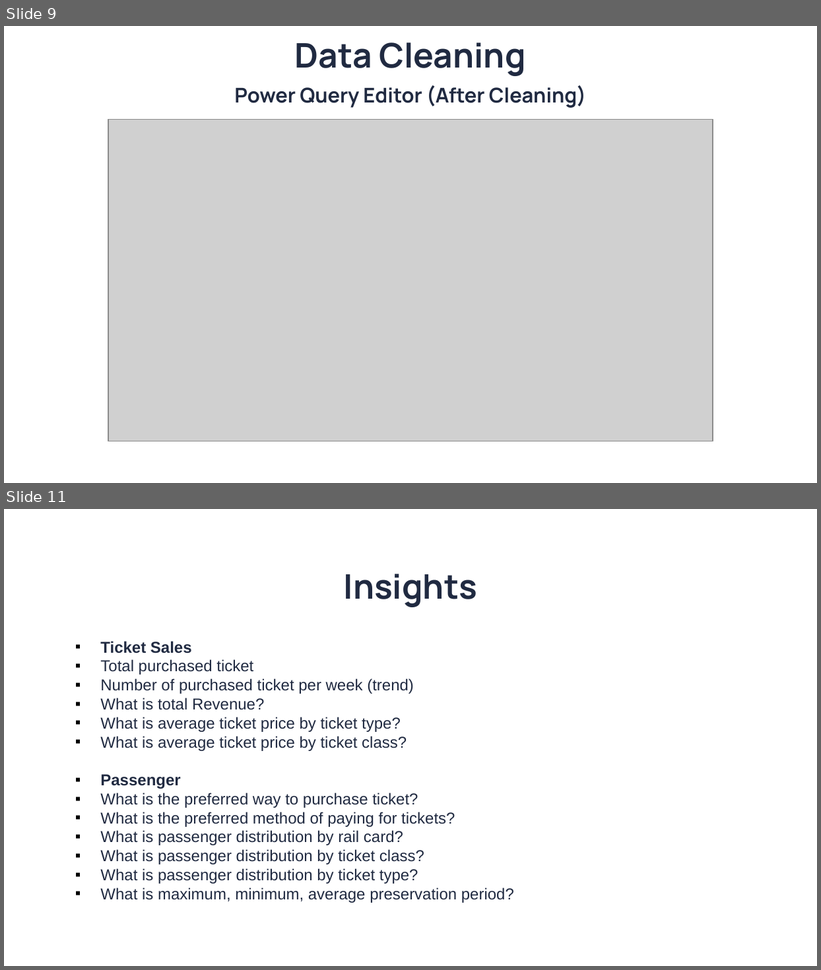
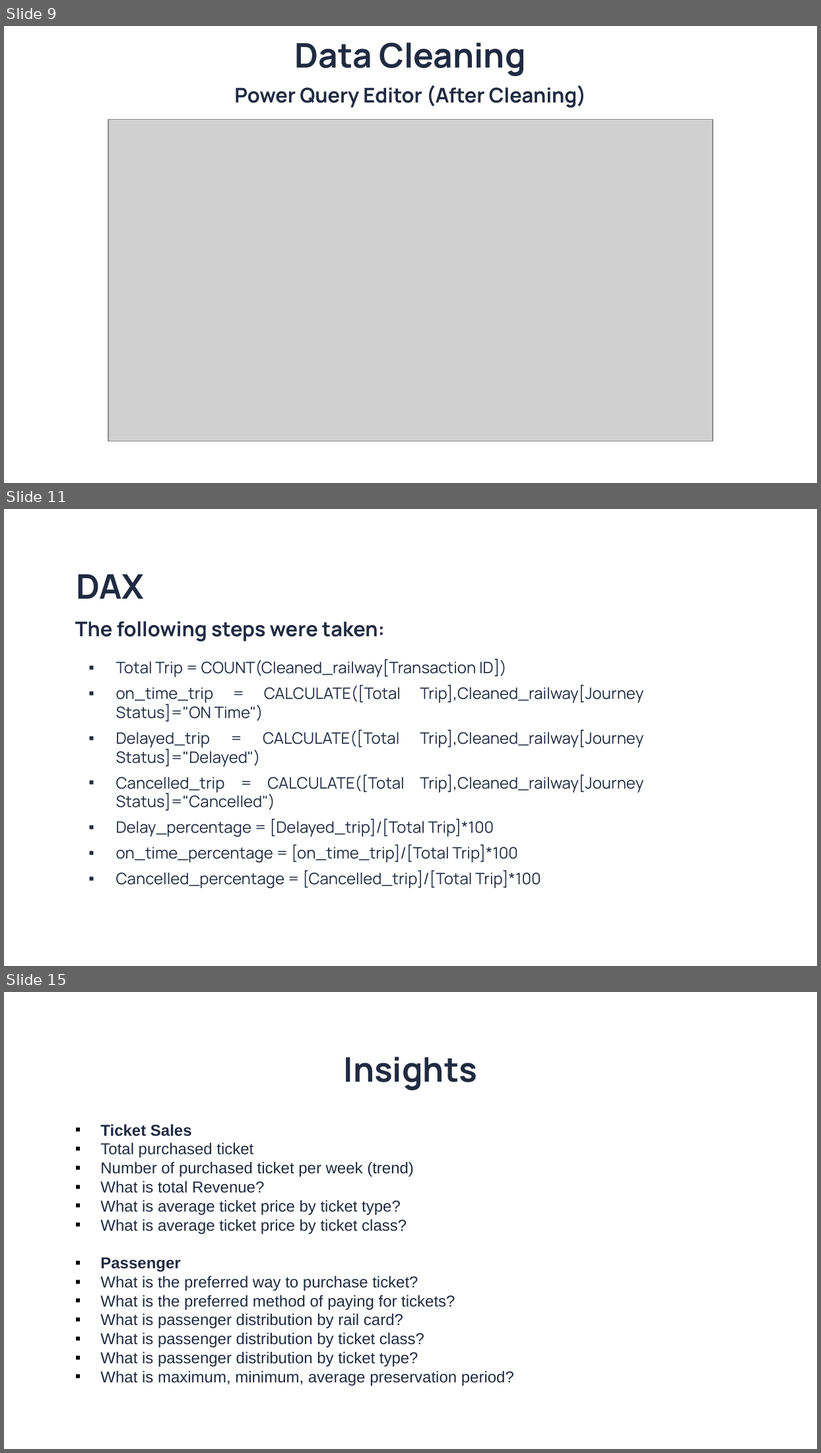
Before and after one commit to ahmedd3sam/Depi_PowerBi_Project, a slide deck: UK Train Rides New.pptx. Shown one above the other, each under a label of ours: slides 9 and 11 before the commit, slides 9, 11 and 15 after it; the slides between them are not shown. The pictures are 821x970 and 821x1453 pixels, drawn with LibreOffice and Linux fonts; fonts in the diff are those of the drawing; grey boxes stand for pictures; background and template pictures are left out. Boxes give left, top, right and bottom in pixels: in the first picture for what was removed or moved away, otherwise in the second. Text is boxed around its words. In the diff, an @@ line names an element or a change of style, - is before the commit and + after.

```diff
--- a/UK Train Rides New.pptx
+++ b/UK Train Rides New.pptx
@@ slide 11 added at (4, 509, 817, 966), background picture (left out) @@
@@ title added at (76, 574, 144, 599), 30 pt, text #202A41, bold @@
+DAX
@@ subtitle added at (75, 621, 385, 642), 18 pt, text #202A41, bold @@
+The following steps were taken:
@@ subtitle added at (116, 659, 644, 889), 14 pt, text #202A41 @@
+▪ Total Trip = COUNT(Cleaned_railway[Transaction ID])
+▪ on_time_trip = CALCULATE([Total Trip],Cleaned_railway[Journey Status]="ON Time")
+▪ Delayed_trip = CALCULATE([Total Trip],Cleaned_railway[Journey Status]="Delayed")
+▪ Cancelled_trip = CALCULATE([Total Trip],Cleaned_railway[Journey Status]="Cancelled")
+▪ Delay_percentage = [Delayed_trip]/[Total Trip]*100
+▪ on_time_percentage = [on_time_trip]/[Total Trip]*100
+▪ Cancelled_percentage = [Cancelled_trip]/[Total Trip]*100
@@ what was slide 11 is now slide 15 @@
```
Also in this commit, not shown: 1 slide changed, 4 other slides added.
